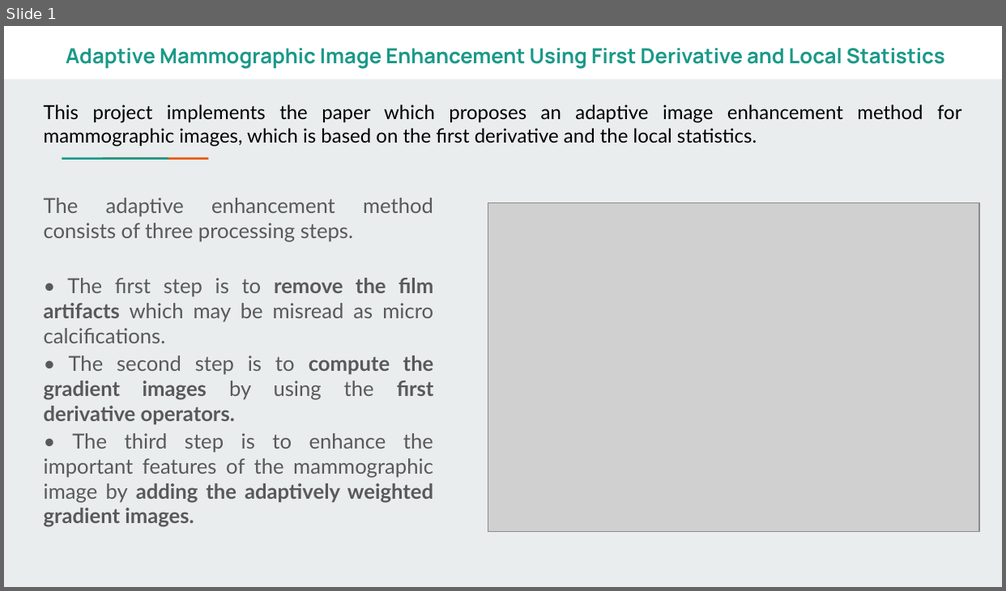
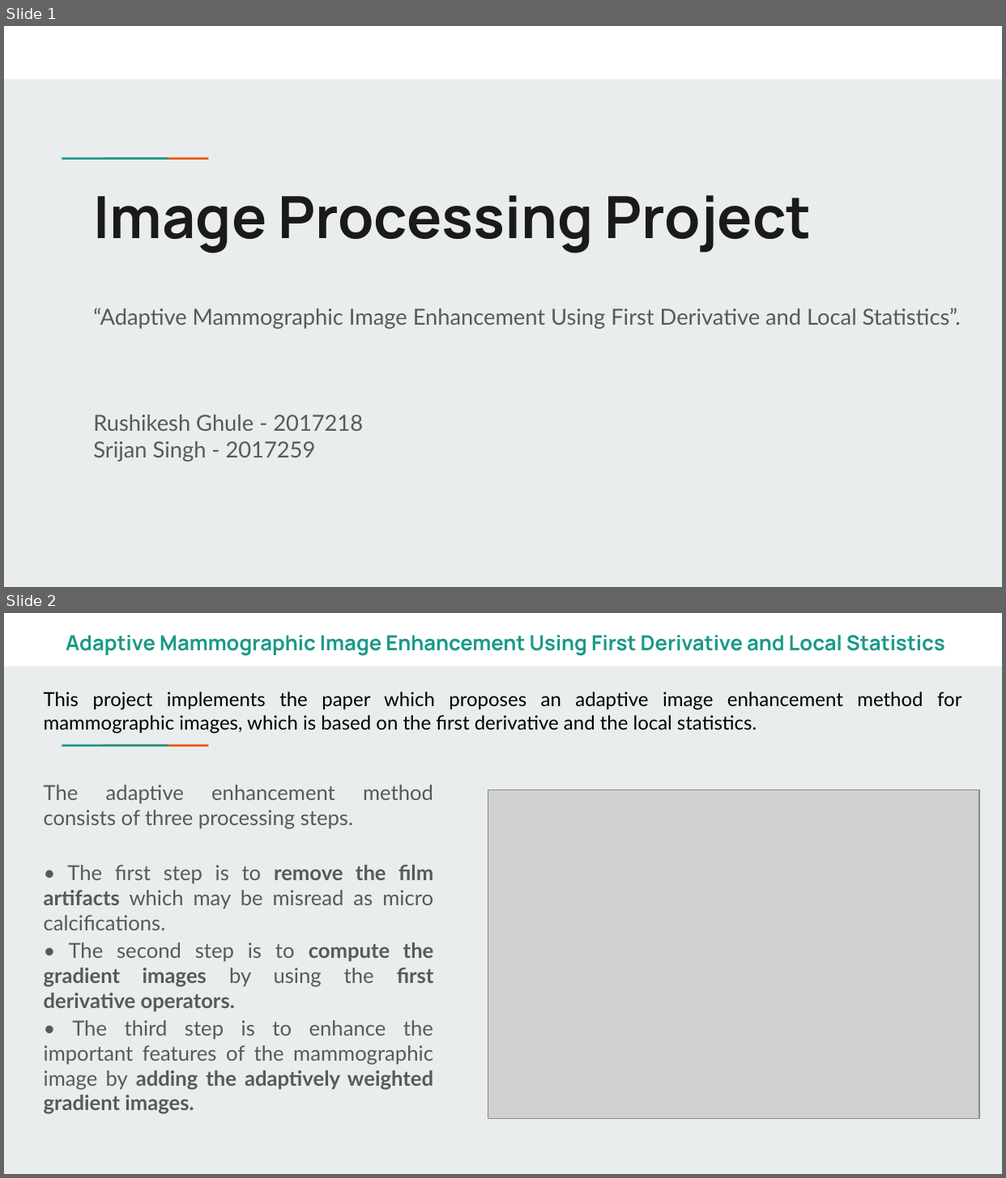
Before and after one commit to srijansingh53/MammoHance, a slide deck: assets/Final_eval.pptx. Shown one above the other, each under a label of ours: slide 1 before the commit, slides 1 and 2 after it. The pictures are 1006x591 and 1006x1178 pixels, drawn with LibreOffice and Linux fonts; fonts in the diff are those of the drawing; grey boxes stand for pictures. Boxes give left, top, right and bottom in pixels: in the first picture for what was removed or moved away, otherwise in the second. Text is boxed around its words. In the diff, an @@ line names an element or a change of style, - is before the commit and + after.

```diff
--- a/assets/Final_eval.pptx
+++ b/assets/Final_eval.pptx
@@ slide 1 added at (x1=4, y1=26, x2=1002, y2=587), background #E9EDEE; not listed: 3 template elements that a slide beside it also shows @@
@@ title added at (x1=94, y1=195, x2=812, y2=254), 42 pt, text #1A1A1A, bold @@
+Image Processing Project
@@ subtitle added at (x1=93, y1=308, x2=961, y2=462), 16 pt, text #595959 @@
+“Adaptive Mammographic Image Enhancement Using First Derivative and Local Statistics”.
+Rushikesh Ghule - 2017218
+Srijan Singh - 2017259
@@ what was slide 1 is now slide 2 @@
```
Also in this commit, not shown: 2 slides changed, 3 other slides added.
